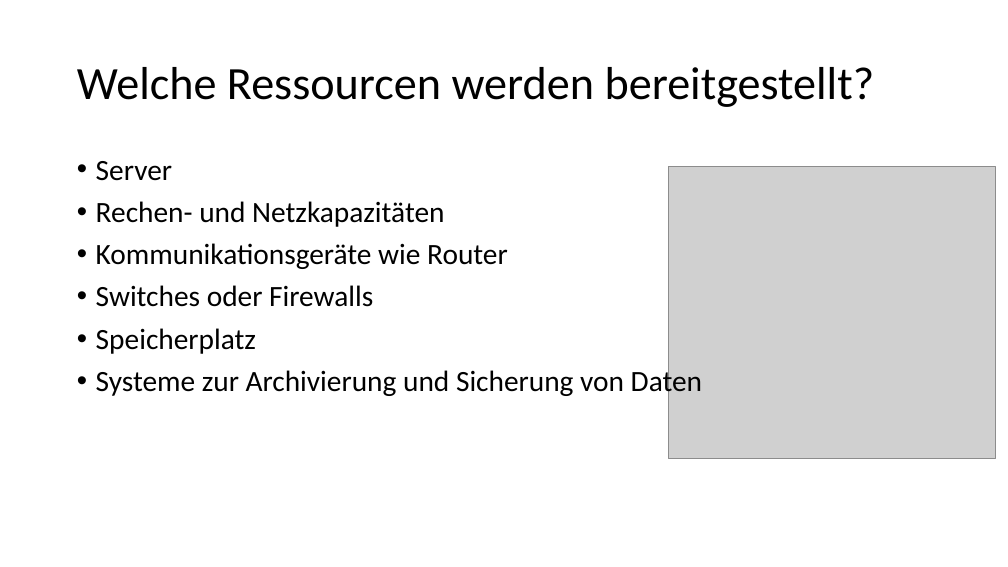
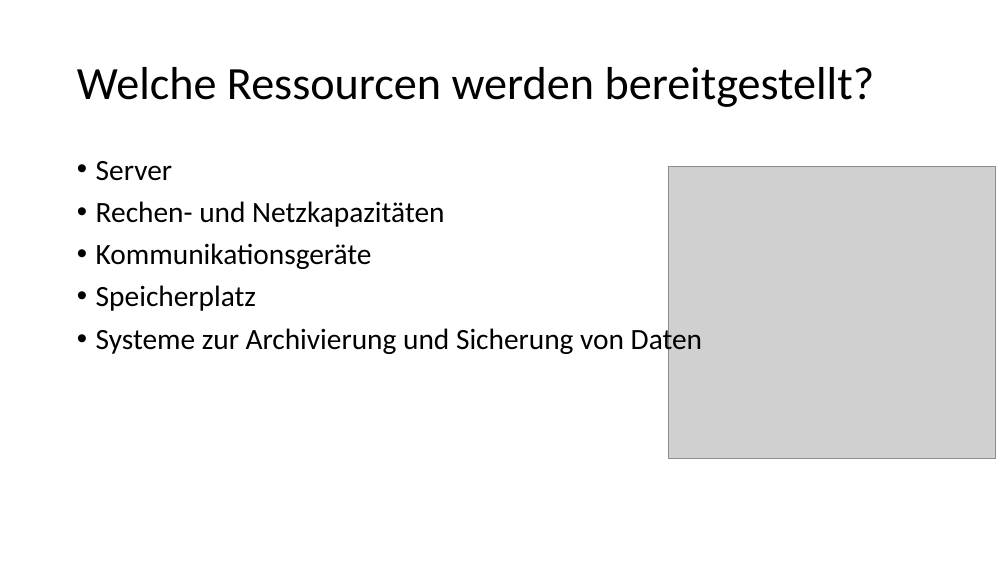
Before and after one commit to Philwi/HTWDresdenIMBeleg, a slide deck: slide 8 of FaaS.pptx (slide 9 before the commit). Drawn at 1008x567 pixels with LibreOffice and Linux fonts; fonts in the diff are those of the drawing; grey boxes stand for pictures. Boxes give left, top, right and bottom in pixels: in the first picture for what was removed or moved away, otherwise in the second. Text is boxed around its words. In the diff, an @@ line names an element or a change of style, - is before the commit and + after.

```diff
--- a/FaaS.pptx
+++ b/FaaS.pptx
@@ text at [96, 243, 372, 269]: text changed @@
-• Kommunikationsgeräte wie Router
-• Switches oder Firewalls
+• Kommunikationsgeräte
```
Also in this commit, not shown: 4 other slides changed, 2 slides removed.
